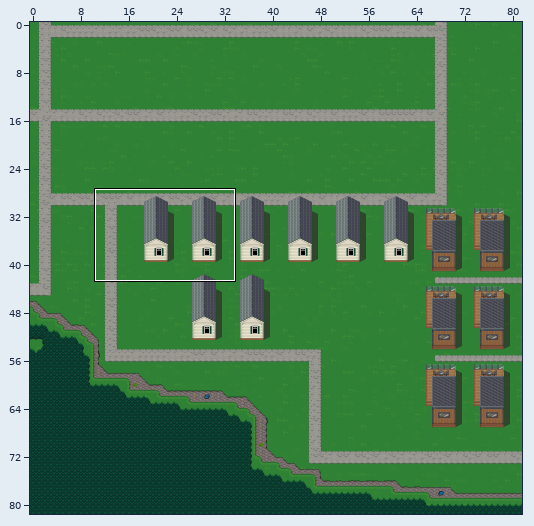
An edit to a level. Tiled map, tiled/map-west2.tmx. The first picture is a wide view before the edit; the outline marks the close-up.
Close-up. Before:
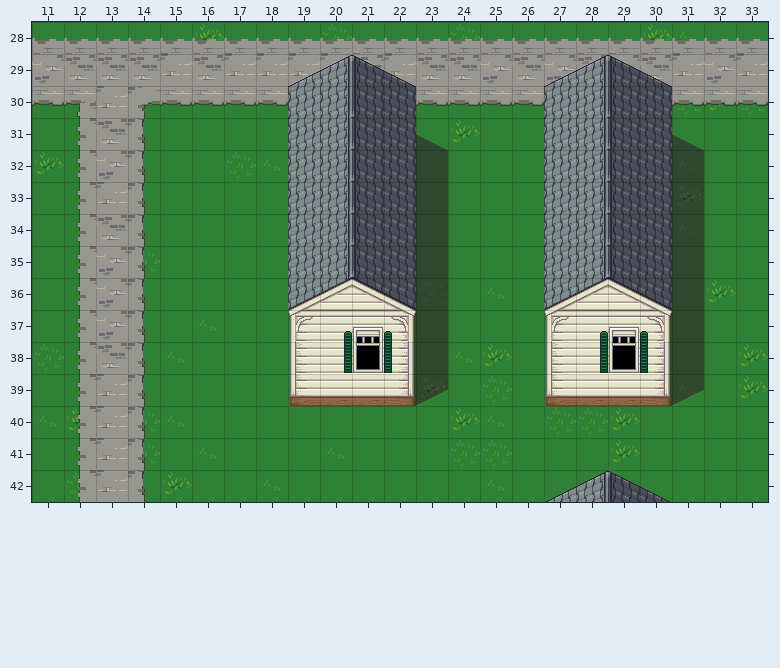
Cells are 32x32 px. Shown: x 11..33, y 28..42.
The same view after the edit:
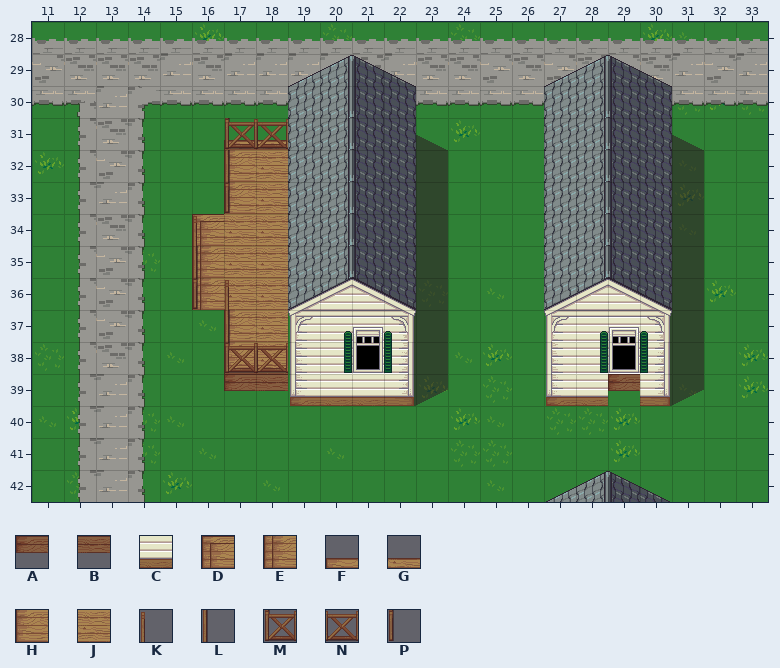
Key: from "Kneippbyn": A 704, B 705, C 801, D 1024, E 1056, F 1120, G 1121, H 1152, J 1153, K 1248, L 1312, M 1344, N 1345, P 1408.
_ is an empty cell, . an unchanged one.
Changes in this commit:
--- layer "Bldg 1"
@@ x 16..29 @@
-31 .__...........
-32 .__...........
-33 .__...........
-34 ___...........
-35 ___...........
-36 ___...........
-37 .__...........
-38 .__...........
-39 .__..........C
+31 .FG...........
+32 .HJ...........
+33 .HJ...........
+34 DJJ...........
+35 EJJ...........
+36 EJJ...........
+37 .HJ...........
+38 .HJ...........
+39 .AB..........A
--- layer "Bldg 2"
@@ x 16..18 @@
-31 .__
-32 ._.
-33 ._.
-34 _..
-35 _..
-36 __.
-37 ._.
-38 .__
+31 .MN
+32 .L.
+33 .P.
+34 K..
+35 L..
+36 PK.
+37 .L.
+38 .MN
Boxes around the changes in both close-ups, in picture pixels (x1, y1, x2, y2):
added: (192, 118, 288, 391)
changed: (608, 374, 640, 406)
